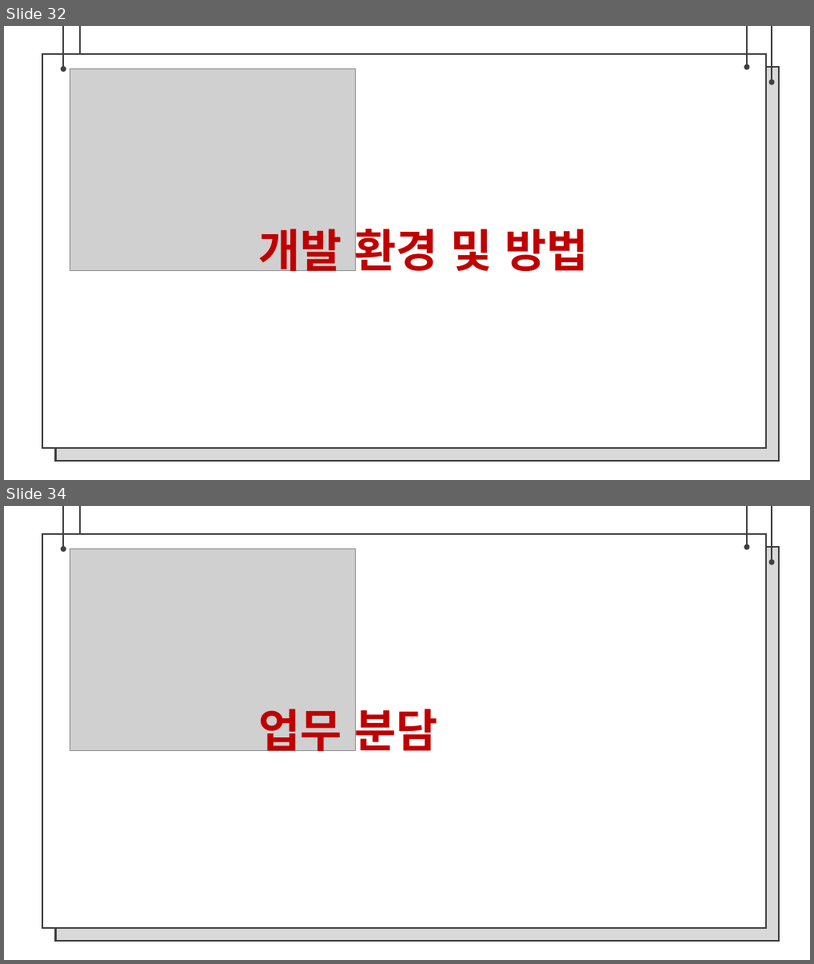
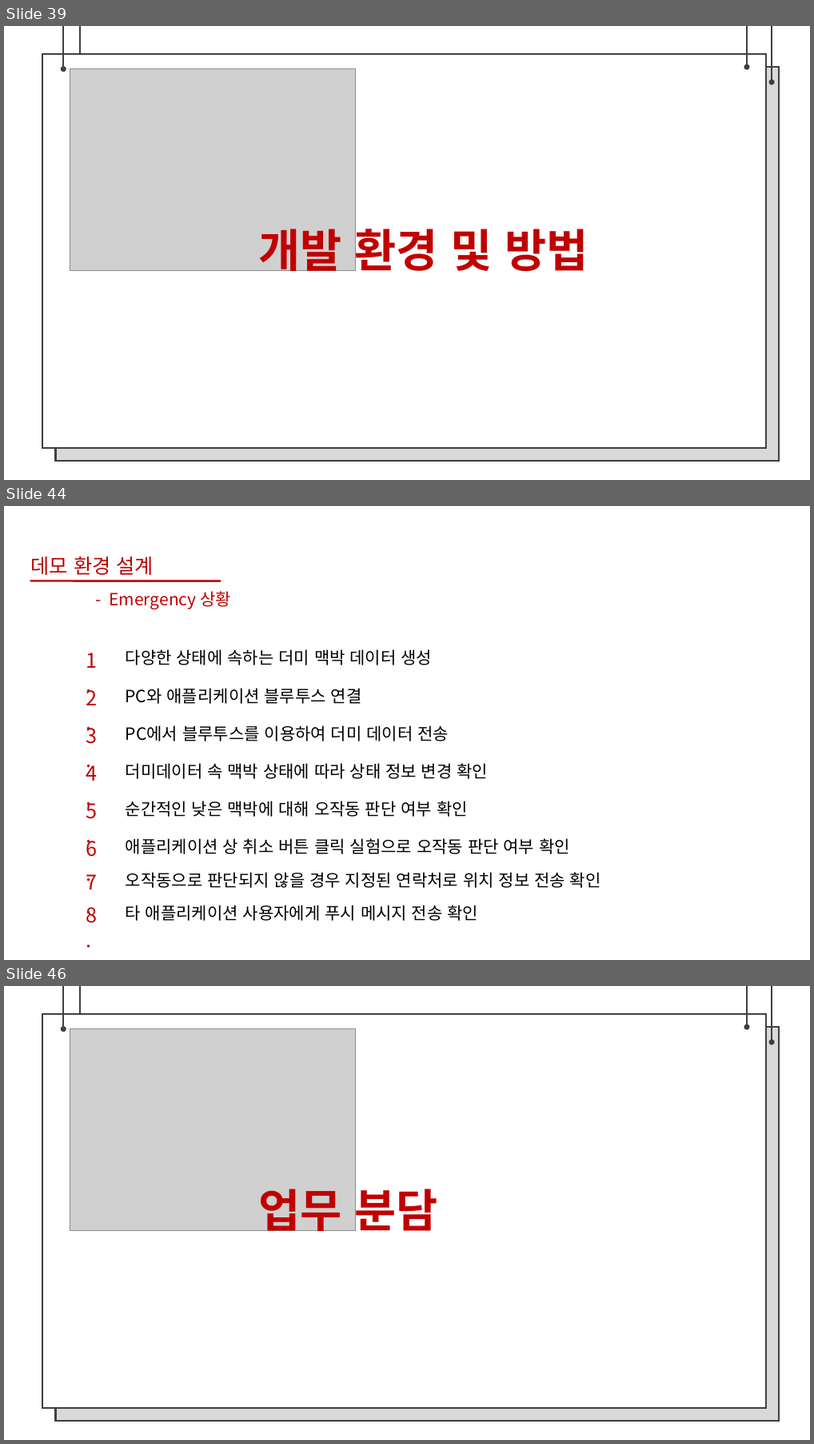
Before and after one commit to bajahoe/gitchana, a slide deck: 제안서 팀장 조동윤, 팀원 임종운.pptx. Shown one above the other, each under a label of ours: slides 32 and 34 before the commit, slides 39, 44 and 46 after it; the slides between them are not shown. The pictures are 814x964 and 814x1444 pixels, drawn with LibreOffice and Linux fonts; fonts in the diff are those of the drawing; grey boxes stand for pictures; background and template pictures are left out. Boxes give left, top, right and bottom in pixels: in the first picture for what was removed or moved away, otherwise in the second. Text is boxed around its words. In the diff, an @@ line names an element or a change of style, - is before the commit and + after.

Commit message:
자료 업데이트
발표자료 재 작성
제안서 내 사용자 상태정보 구조 변경(시각 - > 날짜, 시간)
그냥 사진

```diff
--- a/제안서 팀장 조동윤, 팀원 임종운.pptx
+++ b/제안서 팀장 조동윤, 팀원 임종운.pptx
@@ slide 44 added at <box>4,506,810,960</box>, background #FFFFFF @@
@@ text added at <box>31,556,154,575</box>, 24 pt, text #C00000 @@
+데모 환경 설계
@@ line added from (30, 581) to (221, 581), #C00000 2.25 pt @@
@@ text added at <box>109,591,231,609</box>, 20 pt, text #C00000 @@
+- Emergency 상황
@@ text added at <box>126,649,433,665</box>, 20 pt, text #000000 @@
+다양한 상태에 속하는 더미 맥박 데이터 생성
@@ text added at <box>86,652,98,668</box>, 24 pt, text #C00000 @@
+1.
@@ text added at <box>86,689,98,705</box>, 24 pt, text #C00000 @@
+2.
@@ text added at <box>126,688,362,704</box>, 20 pt, text #000000 @@
+PC와 애플리케이션 블루투스 연결
@@ text added at <box>86,727,98,744</box>, 24 pt, text #C00000 @@
+3.
@@ text added at <box>126,725,449,741</box>, 20 pt, text #000000 @@
+PC에서 블루투스를 이용하여 더미 데이터 전송
@@ text added at <box>86,764,98,780</box>, 24 pt, text #C00000 @@
+4.
@@ text added at <box>126,763,488,779</box>, 20 pt, text #000000 @@
+더미데이터 속 맥박 상태에 따라 상태 정보 변경 확인
@@ text added at <box>86,802,98,819</box>, 24 pt, text #C00000 @@
+5.
@@ text added at <box>126,800,468,816</box>, 20 pt, text #000000 @@
+순간적인 낮은 맥박에 대해 오작동 판단 여부 확인
@@ text added at <box>86,840,98,856</box>, 24 pt, text #C00000 @@
+6.
@@ text added at <box>126,838,570,854</box>, 20 pt, text #000000 @@
+애플리케이션 상 취소 버튼 클릭 실험으로 오작동 판단 여부 확인
@@ text added at <box>86,874,98,889</box>, 24 pt, text #C00000 @@
+7.
@@ text added at <box>126,872,602,888</box>, 20 pt, text #000000 @@
+오작동으로 판단되지 않을 경우 지정된 연락처로 위치 정보 전송 확인
@@ text added at <box>86,907,98,923</box>, 24 pt, text #C00000 @@
+8.
@@ text added at <box>126,904,479,920</box>, 20 pt, text #000000 @@
+타 애플리케이션 사용자에게 푸시 메시지 전송 확인
@@ what was slide 32 is now slide 39 @@
@@ what was slide 34 is now slide 46 @@
```
Also in this commit, not shown: 6 slides changed, 11 other slides added, 2 other files.
